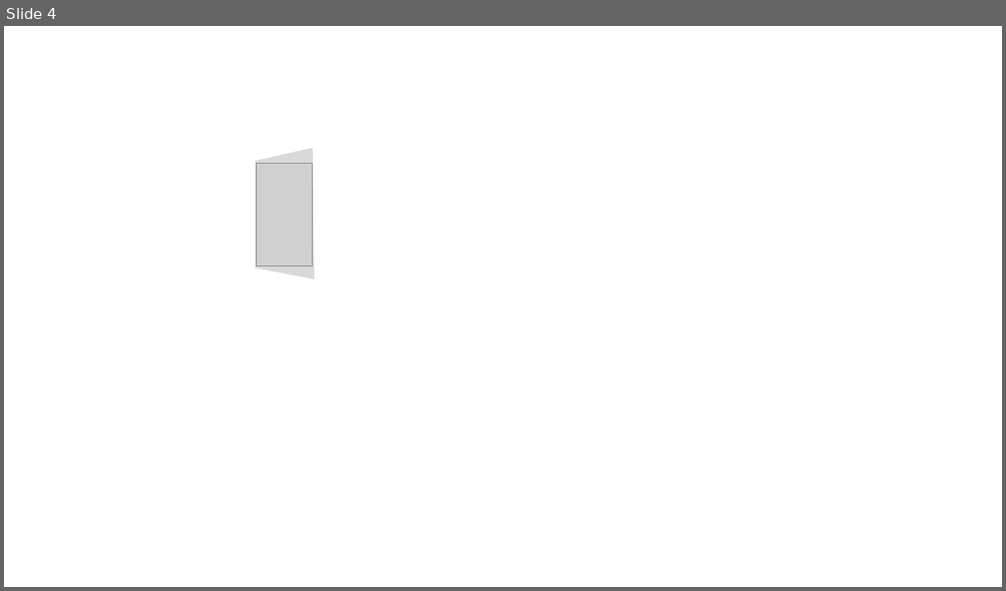
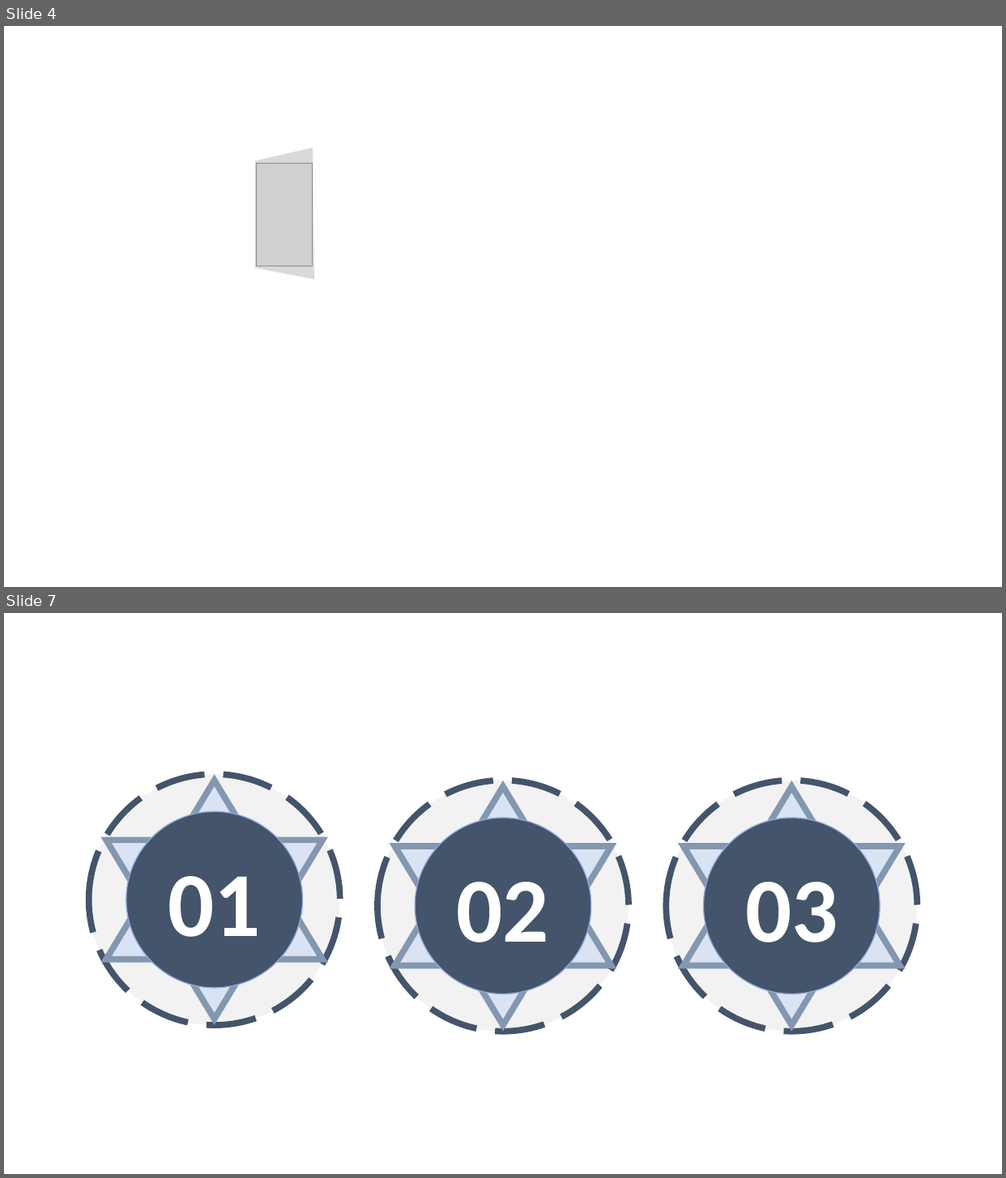
Before and after one commit to CBDT-JWT/EESDC2024-TOP, a slide deck: pics/paintings.pptx. Shown one above the other, each under a label of ours: slide 4 before the commit, slides 4 and 7 after it; the slides between them are not shown. The pictures are 1006x591 and 1006x1178 pixels, drawn with LibreOffice and Linux fonts; fonts in the diff are those of the drawing; grey boxes stand for pictures. Boxes give left, top, right and bottom in pixels: in the first picture for what was removed or moved away, otherwise in the second. Text is boxed around its words. In the diff, an @@ line names an element or a change of style, - is before the commit and + after.

```diff
--- a/pics/paintings.pptx
+++ b/pics/paintings.pptx
@@ slide 7 added at (4,613,1002,1174), background #FFFFFF @@
@@ ellipse added at (88,774,340,1025), fill #F2F2F2, outline #44546A 6 pt dashed @@
@@ star added at (106,781,322,1020), fill #DAE3F3, outline #8497B0 6 pt @@
@@ ellipse added at (377,781,629,1033), fill #F2F2F2, outline #44546A 6 pt dashed @@
@@ ellipse added at (667,781,918,1033), fill #F2F2F2, outline #44546A 6 pt dashed @@
@@ star added at (394,786,612,1025), fill #DAE3F3, outline #8497B0 6 pt @@
@@ star added at (684,786,900,1025), fill #DAE3F3, outline #8497B0 6 pt @@
@@ ellipse added at (126,811,303,988), fill #44546A, outline #8FAADC 1 pt, 88 pt, text #FFFFFF, bold @@
+01
@@ ellipse added at (415,818,592,995), fill #44546A, outline #8FAADC 1 pt, 88 pt, text #FFFFFF, bold @@
+02
@@ ellipse added at (704,818,880,995), fill #44546A, outline #8FAADC 1 pt, 88 pt, text #FFFFFF, bold @@
+03
```
Also in this commit, not shown: 1 slide changed, 1 other slide added, 25 other files.
